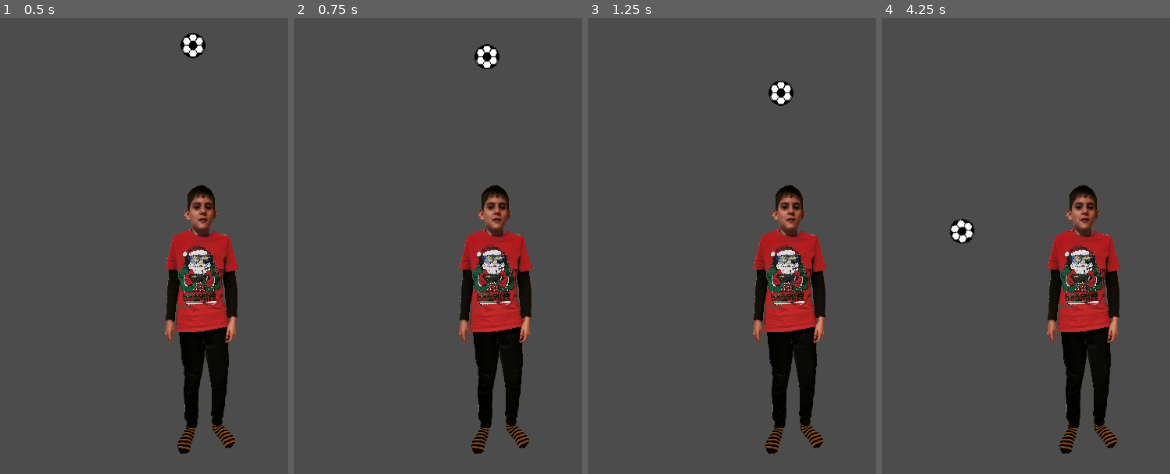
Above: before the commit, frames 1-4 (left to right).
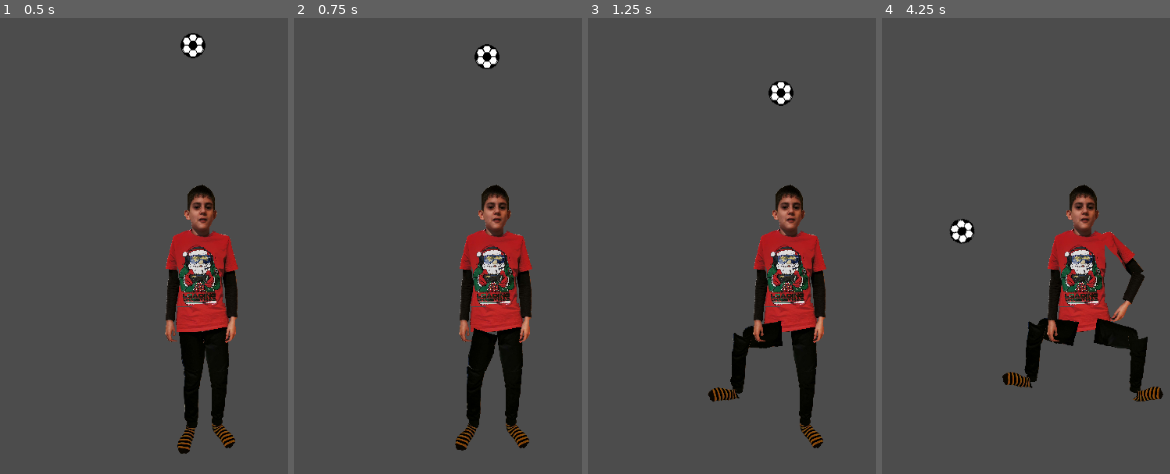
Above: after the commit, the same moments.

Repository: rolika/Deka
Game: Godot game, scene res://TestBeniPlayer.tscn
The game is run twice, just before and just after one commit, with the same random seed, the same clock (stepped at 60 frames per second) and the same inputs. The project has no main scene, so this scene is started directly.
Inputs:
- Up to frame 1 (0.5 s): no input
- Up to frame 2 (0.75 s): hold Keypad 1 (right_kick, bound only after the commit) from 0.53 s (still down)
- Up to frame 3 (1.25 s): keep holding Keypad 1 (right_kick, bound only after the commit)
- Up to frame 4 (4.25 s): release Keypad 1 (right_kick, bound only after the commit) at 1.28 s; hold Keypad 3 (left_kick, bound only after the commit) 1.28-2.03 s; hold Keypad 1 (right_kick, bound only after the commit) 2.03-3.53 s; hold Keypad 3 (left_kick, bound only after the commit) from 3.53 s (still down)

Frame 1 is identical in both runs. In frame 2, 1.9% of the frame differs, in the area x 55-72%, y 67-96%; in frame 3, 2.7%; in frame 4, 6.9%, in the area x 41-98%, y 46-96%.

Commit message:
add left kick animation

Diff:
--- a/BeniPlayer.gd
+++ b/BeniPlayer.gd
@@ -16,6 +16,8 @@
 		 $AnimationPlayer.play("jump")
 	if Input.is_action_pressed("right_kick"):
 		$AnimationPlayer.play("right_kick")
+	if Input.is_action_pressed("left_kick"):
+		$AnimationPlayer.play("left_kick")
 	if Input.is_action_pressed("ui_right"):
 		velocity.x += 1
 	if Input.is_action_pressed("ui_left"):
--- a/BeniPlayer.tscn
+++ b/BeniPlayer.tscn
@@ -16,6 +16,10 @@
 [ext_resource path="res://art/Beni_foot_left.png" type="Texture" id=14]
 [ext_resource path="res://BeniPlayer.gd" type="Script" id=15]
 
+[sub_resource type="CapsuleShape2D" id=6]
+radius = 79.7649
+height = 91.6953
+
 [sub_resource type="CapsuleShape2D" id=4]
 radius = 77.7195
 height = 101.64
@@ -816,6 +820,54 @@
 "transitions": PoolRealArray( 1 ),
 "update": 0,
 "values": [ 27.1 ]
+}
+tracks/66/type = "value"
+tracks/66/path = NodePath("hip/leg_left/shin_left/foot_left/end/LeftfootRacket:position")
+tracks/66/interp = 1
+tracks/66/loop_wrap = true
+tracks/66/imported = false
+tracks/66/enabled = true
+tracks/66/keys = {
+"times": PoolRealArray( 0 ),
+"transitions": PoolRealArray( 1 ),
+"update": 0,
+"values": [ Vector2( 0, 0 ) ]
+}
+tracks/67/type = "value"
+tracks/67/path = NodePath("hip/leg_left/shin_left/foot_left/end/LeftfootRacket:rotation_degrees")
+tracks/67/interp = 1
+tracks/67/loop_wrap = true
+tracks/67/imported = false
+tracks/67/enabled = true
+tracks/67/keys = {
+"times": PoolRealArray( 0 ),
+"transitions": PoolRealArray( 1 ),
+"update": 0,
+"values": [ 0.0 ]
+}
+tracks/68/type = "value"
+tracks/68/path = NodePath("hip/leg_left/shin_left/foot_left/end/LeftfootRacket/CollisionShape2D:position")
+tracks/68/interp = 1
+tracks/68/loop_wrap = true
+tracks/68/imported = false
+tracks/68/enabled = true
+tracks/68/keys = {
+"times": PoolRealArray( 0 ),
+"transitions": PoolRealArray( 1 ),
+"update": 0,
+"values": [ Vector2( -35.4378, -84.1624 ) ]
+}
+tracks/69/type = "value"
+tracks/69/path = NodePath("hip/leg_left/shin_left/foot_left/end/LeftfootRacket/CollisionShape2D:rotation_degrees")
+tracks/69/interp = 1
+tracks/69/loop_wrap = true
+tracks/69/imported = false
+tracks/69/enabled = true
+tracks/69/keys = {
+"times": PoolRealArray( 0 ),
+"transitions": PoolRealArray( 1 ),
+"update": 0,
+"values": [ -30.0 ]
 }
 
 [sub_resource type="Animation" id=2]
@@ -834,11 +886,11 @@
 "values": [ Vector2( 0, 0 ), Vector2( 0, -300 ), Vector2( 0, 0 ) ]
 }
 
-[sub_resource type="Animation" id=5]
-resource_name = "right_kick"
+[sub_resource type="Animation" id=7]
+resource_name = "left_kick"
 length = 0.2
 tracks/0/type = "value"
-tracks/0/path = NodePath("hip/leg_right/shin_right/foot_right/end:position")
+tracks/0/path = NodePath("hip/leg_left/shin_left/foot_left:rotation_degrees")
 tracks/0/interp = 1
 tracks/0/loop_wrap = true
 tracks/0/imported = false
@@ -847,10 +899,10 @@
 "times": PoolRealArray( 0, 0.1, 0.2 ),
 "transitions": PoolRealArray( 1, 1, 1 ),
 "update": 0,
-"values": [ Vector2( -117, 282 ), Vector2( -117, 282 ), Vector2( -117, 282 ) ]
+"values": [ -4.66264, -80.6607, -4.66264 ]
 }
 tracks/1/type = "value"
-tracks/1/path = NodePath("hip/leg_right/shin_right/foot_right/end:rotation_degrees")
+tracks/1/path = NodePath("hip/leg_left/shin_left:rotation_degrees")
 tracks/1/interp = 1
 tracks/1/loop_wrap = true
 tracks/1/imported = false
@@ -859,10 +911,10 @@
 "times": PoolRealArray( 0, 0.1, 0.2 ),
 "transitions": PoolRealArray( 1, 1, 1 ),
 "update": 0,
-"values": [ -9.49489, -83.3915, -9.49489 ]
+"values": [ 7.23303, 95.1828, 7.23303 ]
 }
 tracks/2/type = "value"
-tracks/2/path = NodePath("hip/leg_right/shin_right/foot_right:position")
+tracks/2/path = NodePath("hip/leg_left:rotation_degrees")
 tracks/2/interp = 1
 tracks/2/loop_wrap = true
 tracks/2/imported = false
@@ -871,10 +923,218 @@
 "times": PoolRealArray( 0, 0.1, 0.2 ),
 "transitions": PoolRealArray( 1, 1, 1 ),
 "update": 0,
-"values": [ Vector2( -49, 720 ), Vector2( -49, 720 ), Vector2( -49, 720 ) ]
+"values": [ -2.29042, -88.2663, -2.29042 ]
 }
 tracks/3/type = "value"
-tracks/3/path = NodePath("hip/leg_right/shin_right/foot_right:rotation_degrees")
+tracks/3/path = NodePath("hip/leg_left/shin_left/foot_left/end:rotation_degrees")
+tracks/3/interp = 1
+tracks/3/loop_wrap = true
+tracks/3/imported = false
+tracks/3/enabled = true
+tracks/3/keys = {
+"times": PoolRealArray( 0, 0.1 ),
+"transitions": PoolRealArray( 1, 1 ),
+"update": 0,
+"values": [ 0.0, 69.9241 ]
+}
+tracks/4/type = "value"
+tracks/4/path = NodePath("hip/leg_left/shin_left/foot_left/end/LeftfootRacket:position")
+tracks/4/interp = 1
+tracks/4/loop_wrap = true
+tracks/4/imported = false
+tracks/4/enabled = true
+tracks/4/keys = {
+"times": PoolRealArray( 0, 0.1 ),
+"transitions": PoolRealArray( 1, 1 ),
+"update": 0,
+"values": [ Vector2( 0, 0 ), Vector2( -1.52295, -1.83691 ) ]
+}
+tracks/5/type = "value"
+tracks/5/path = NodePath("hip/leg_left/shin_left/foot_left/end/LeftfootRacket/CollisionShape2D:position")
+tracks/5/interp = 1
+tracks/5/loop_wrap = true
+tracks/5/imported = false
+tracks/5/enabled = true
+tracks/5/keys = {
+"times": PoolRealArray( 0, 0.1 ),
+"transitions": PoolRealArray( 1, 1 ),
+"update": 0,
+"values": [ Vector2( -35.4378, -84.1624 ), Vector2( -90.543, -1.39044 ) ]
+}
+tracks/6/type = "value"
+tracks/6/path = NodePath("hip/leg_left/shin_left/foot_left/end/LeftfootRacket/CollisionShape2D:rotation_degrees")
+tracks/6/interp = 1
+tracks/6/loop_wrap = true
+tracks/6/imported = false
+tracks/6/enabled = true
+tracks/6/keys = {
+"times": PoolRealArray( 0, 0.1 ),
+"transitions": PoolRealArray( 1, 1 ),
+"update": 0,
+"values": [ -30.0, -105.0 ]
+}
+tracks/7/type = "value"
+tracks/7/path = NodePath("hip/torso/arm_left/hand_left/end:rotation_degrees")
+tracks/7/interp = 1
+tracks/7/loop_wrap = true
+tracks/7/imported = false
+tracks/7/enabled = true
+tracks/7/keys = {
+"times": PoolRealArray( 0, 0.1, 0.2 ),
+"transitions": PoolRealArray( 1, 1, 1 ),
+"update": 0,
+"values": [ 0.675731, -32.0855, 5.67391 ]
+}
+tracks/8/type = "value"
+tracks/8/path = NodePath("hip/torso/arm_left/hand_left:rotation_degrees")
+tracks/8/interp = 1
+tracks/8/loop_wrap = true
+tracks/8/imported = false
+tracks/8/enabled = true
+tracks/8/keys = {
+"times": PoolRealArray( 0, 0.1, 0.2 ),
+"transitions": PoolRealArray( 1, 1, 1 ),
+"update": 0,
+"values": [ 2.7396, 70.1636, -5.02976 ]
+}
+tracks/9/type = "value"
+tracks/9/path = NodePath("hip/torso/arm_left:rotation_degrees")
+tracks/9/interp = 1
+tracks/9/loop_wrap = true
+tracks/9/imported = false
+tracks/9/enabled = true
+tracks/9/keys = {
+"times": PoolRealArray( 0, 0.1, 0.2 ),
+"transitions": PoolRealArray( 1, 1, 1 ),
+"update": 0,
+"values": [ -4.45674, -38.0781, -1.48053 ]
+}
+tracks/10/type = "value"
+tracks/10/path = NodePath("hip/torso/arm_left/hand_left/end:position")
+tracks/10/interp = 1
+tracks/10/loop_wrap = true
+tracks/10/imported = false
+tracks/10/enabled = true
+tracks/10/keys = {
+"times": PoolRealArray( 0.2 ),
+"transitions": PoolRealArray( 1 ),
+"update": 0,
+"values": [ Vector2( 25, 538 ) ]
+}
+tracks/11/type = "value"
+tracks/11/path = NodePath("hip/torso/arm_left/hand_left:position")
+tracks/11/interp = 1
+tracks/11/loop_wrap = true
+tracks/11/imported = false
+tracks/11/enabled = true
+tracks/11/keys = {
+"times": PoolRealArray( 0.2 ),
+"transitions": PoolRealArray( 1 ),
+"update": 0,
+"values": [ Vector2( 130, 682 ) ]
+}
+tracks/12/type = "value"
+tracks/12/path = NodePath("hip/torso/arm_left:position")
+tracks/12/interp = 1
+tracks/12/loop_wrap = true
+tracks/12/imported = false
+tracks/12/enabled = true
+tracks/12/keys = {
+"times": PoolRealArray( 0.2 ),
+"transitions": PoolRealArray( 1 ),
+"update": 0,
+"values": [ Vector2( 227, -754 ) ]
+}
+tracks/13/type = "value"
+tracks/13/path = NodePath("hip/torso:position")
+tracks/13/interp = 1
+tracks/13/loop_wrap = true
+tracks/13/imported = false
+tracks/13/enabled = true
+tracks/13/keys = {
+"times": PoolRealArray( 0.2 ),
+"transitions": PoolRealArray( 1 ),
+"update": 0,
+"values": [ Vector2( 18, -303 ) ]
+}
+tracks/14/type = "value"
+tracks/14/path = NodePath("hip/torso:rotation_degrees")
+tracks/14/interp = 1
+tracks/14/loop_wrap = true
+tracks/14/imported = false
+tracks/14/enabled = true
+tracks/14/keys = {
+"times": PoolRealArray( 0.2 ),
+"transitions": PoolRealArray( 1 ),
+"update": 0,
+"values": [ 3.39971 ]
+}
+tracks/15/type = "value"
+tracks/15/path = NodePath("hip:position")
+tracks/15/interp = 1
+tracks/15/loop_wrap = true
+tracks/15/imported = false
+tracks/15/enabled = true
+tracks/15/keys = {
+"times": PoolRealArray( 0.2 ),
+"transitions": PoolRealArray( 1 ),
+"update": 0,
+"values": [ Vector2( 0, 0 ) ]
+}
+tracks/16/type = "value"
+tracks/16/path = NodePath("hip:rotation_degrees")
+tracks/16/interp = 1
+tracks/16/loop_wrap = true
+tracks/16/imported = false
+tracks/16/enabled = true
+tracks/16/keys = {
+"times": PoolRealArray( 0.2 ),
+"transitions": PoolRealArray( 1 ),
+"update": 0,
+"values": [ -3.39971 ]
+}
+
+[sub_resource type="Animation" id=5]
+resource_name = "right_kick"
+length = 0.2
+tracks/0/type = "value"
+tracks/0/path = NodePath("hip/leg_right/shin_right/foot_right/end:rotation_degrees")
+tracks/0/interp = 1
+tracks/0/loop_wrap = true
+tracks/0/imported = false
+tracks/0/enabled = true
+tracks/0/keys = {
+"times": PoolRealArray( 0, 0.1, 0.2 ),
+"transitions": PoolRealArray( 1, 1, 1 ),
+"update": 0,
+"values": [ -9.49489, -83.3915, -9.49489 ]
+}
+tracks/1/type = "value"
+tracks/1/path = NodePath("hip/leg_right/shin_right/foot_right:rotation_degrees")
+tracks/1/interp = 1
+tracks/1/loop_wrap = true
+tracks/1/imported = false
+tracks/1/enabled = true
+tracks/1/keys = {
+"times": PoolRealArray( 0, 0.1, 0.2 ),
+"transitions": PoolRealArray( 1, 1, 1 ),
+"update": 0,
+"values": [ -2.58795, 74.491, -2.58795 ]
+}
+tracks/2/type = "value"
+tracks/2/path = NodePath("hip/leg_right/shin_right:rotation_degrees")
+tracks/2/interp = 1
+tracks/2/loop_wrap = true
+tracks/2/imported = false
+tracks/2/enabled = true
+tracks/2/keys = {
+"times": PoolRealArray( 0, 0.1, 0.2 ),
+"transitions": PoolRealArray( 1, 1, 1 ),
+"update": 0,
+"values": [ 1.01902, -98.4619, 1.01902 ]
+}
+tracks/3/type = "value"
+tracks/3/path = NodePath("hip/leg_right:rotation_degrees")
 tracks/3/interp = 1
 tracks/3/loop_wrap = true
 tracks/3/imported = false
@@ -883,10 +1143,10 @@
 "times": PoolRealArray( 0, 0.1, 0.2 ),
 "transitions": PoolRealArray( 1, 1, 1 ),
 "update": 0,
-"values": [ -2.58795, 74.491, -2.58795 ]
+"values": [ 1.65166, 105.834, 1.65166 ]
 }
 tracks/4/type = "value"
-tracks/4/path = NodePath("hip/leg_right/shin_right:position")
+tracks/4/path = NodePath("hip/leg_right/shin_right/foot_right/end/RighfootRacket/CollisionShape2D:position")
 tracks/4/interp = 1
 tracks/4/loop_wrap = true
 tracks/4/imported = false
@@ -895,10 +1155,10 @@
 "times": PoolRealArray( 0, 0.1, 0.2 ),
 "transitions": PoolRealArray( 1, 1, 1 ),
 "update": 0,
-"values": [ Vector2( 0, 483 ), Vector2( 0, 483 ), Vector2( 0, 483 ) ]
+"values": [ Vector2( 56.8759, -67.0638 ), Vector2( 92.9816, 29.0929 ), Vector2( 56.8759, -67.0638 ) ]
 }
 tracks/5/type = "value"
-tracks/5/path = NodePath("hip/leg_right/shin_right:rotation_degrees")
+tracks/5/path = NodePath("hip/leg_right/shin_right/foot_right/end/RighfootRacket/CollisionShape2D:rotation_degrees")
 tracks/5/interp = 1
 tracks/5/loop_wrap = true
 tracks/5/imported = false
@@ -907,78 +1167,6 @@
 "times": PoolRealArray( 0, 0.1, 0.2 ),
 "transitions": PoolRealArray( 1, 1, 1 ),
 "update": 0,
-"values": [ 1.01902, -98.4619, 1.01902 ]
-}
-tracks/6/type = "value"
-tracks/6/path = NodePath("hip/leg_right:position")
-tracks/6/interp = 1
-tracks/6/loop_wrap = true
-tracks/6/imported = false
-tracks/6/enabled = true
-tracks/6/keys = {
-"times": PoolRealArray( 0, 0.1, 0.2 ),
-"transitions": PoolRealArray( 1, 1, 1 ),
-"update": 0,
-"values": [ Vector2( -147, 198 ), Vector2( -147, 198 ), Vector2( -147, 198 ) ]
-}
-tracks/7/type = "value"
-tracks/7/path = NodePath("hip/leg_right:rotation_degrees")
-tracks/7/interp = 1
-tracks/7/loop_wrap = true
-tracks/7/imported = false
-tracks/7/enabled = true
-tracks/7/keys = {
-"times": PoolRealArray( 0, 0.1, 0.2 ),
-"transitions": PoolRealArray( 1, 1, 1 ),
-"update": 0,
-"values": [ 1.65166, 105.834, 1.65166 ]
-}
-tracks/8/type = "value"
-tracks/8/path = NodePath("hip/leg_right/shin_right/foot_right/end/RighfootRacket:position")
-tracks/8/interp = 1
-tracks/8/loop_wrap = true
-tracks/8/imported = false
-tracks/8/enabled = true
-tracks/8/keys = {
-"times": PoolRealArray( 0, 0.1, 0.2 ),
-"transitions": PoolRealArray( 1, 1, 1 ),
-"update": 0,
-"values": [ Vector2( 0, 0 ), Vector2( 0, 0 ), Vector2( 0, 0 ) ]
-}
-tracks/9/type = "value"
-tracks/9/path = NodePath("hip/leg_right/shin_right/foot_right/end/RighfootRacket:rotation_degrees")
-tracks/9/interp = 1
-tracks/9/loop_wrap = true
-tracks/9/imported = false
-tracks/9/enabled = true
-tracks/9/keys = {
-"times": PoolRealArray( 0, 0.1, 0.2 ),
-"transitions": PoolRealArray( 1, 1, 1 ),
-"update": 0,
-"values": [ 0.0, 0.0, 0.0 ]
-}
-tracks/10/type = "value"
-tracks/10/path = NodePath("hip/leg_right/shin_right/foot_right/end/RighfootRacket/CollisionShape2D:position")
-tracks/10/interp = 1
-tracks/10/loop_wrap = true
-tracks/10/imported = false
-tracks/10/enabled = true
-tracks/10/keys = {
-"times": PoolRealArray( 0, 0.1, 0.2 ),
-"transitions": PoolRealArray( 1, 1, 1 ),
-"update": 0,
-"values": [ Vector2( 56.8759, -67.0638 ), Vector2( 92.9816, 29.0929 ), Vector2( 56.8759, -67.0638 ) ]
-}
-tracks/11/type = "value"
-tracks/11/path = NodePath("hip/leg_right/shin_right/foot_right/end/RighfootRacket/CollisionShape2D:rotation_degrees")
-tracks/11/interp = 1
-tracks/11/loop_wrap = true
-tracks/11/imported = false
-tracks/11/enabled = true
-tracks/11/keys = {
-"times": PoolRealArray( 0, 0.1, 0.2 ),
-"transitions": PoolRealArray( 1, 1, 1 ),
-"update": 0,
 "values": [ 27.1, -70.3, 27.1 ]
 }
 
@@ -1028,6 +1216,13 @@
 "_edit_bone_": true
 }
 
+[node name="LeftfootRacket" type="KinematicBody2D" parent="hip/leg_left/shin_left/foot_left/end"]
+
+[node name="CollisionShape2D" type="CollisionShape2D" parent="hip/leg_left/shin_left/foot_left/end/LeftfootRacket"]
+position = Vector2( -35.4378, -84.1624 )
+rotation = -0.523598
+shape = SubResource( 6 )
+
 [node name="leg_right" type="Sprite" parent="hip"]
 position = Vector2( -147, 198 )
 rotation = 0.0288269
@@ -1164,4 +1359,5 @@
 [node name="AnimationPlayer" type="AnimationPlayer" parent="."]
 anims/RESET = SubResource( 1 )
 anims/jump = SubResource( 2 )
+anims/left_kick = SubResource( 7 )
 anims/right_kick = SubResource( 5 )
--- a/project.godot
+++ b/project.godot
@@ -9,7 +9,7 @@
 config_version=4
 
 _global_script_classes=[ {
-"base": "",
+"base": "EditorVCSInterface",
 "class": "GitAPI",
 "language": "NativeScript",
 "path": "res://addons/godot-git-plugin/git_api.gdns"
@@ -61,7 +61,12 @@
 }
 right_kick={
 "deadzone": 0.5,
-"events": [ Object(InputEventKey,"resource_local_to_scene":false,"resource_name":"","device":0,"alt":false,"shift":false,"control":false,"meta":false,"command":false,"pressed":false,"scancode":0,"physical_scancode":16777354,"unicode":0,"echo":false,"script":null)
+"events": [ Object(InputEventKey,"resource_local_to_scene":false,"resource_name":"","device":0,"alt":false,"shift":false,"control":false,"meta":false,"command":false,"pressed":false,"scancode":0,"physical_scancode":16777351,"unicode":0,"echo":false,"script":null)
+ ]
+}
+left_kick={
+"deadzone": 0.5,
+"events": [ Object(InputEventKey,"resource_local_to_scene":false,"resource_name":"","device":0,"alt":false,"shift":false,"control":false,"meta":false,"command":false,"pressed":false,"scancode":0,"physical_scancode":16777353,"unicode":0,"echo":false,"script":null)
  ]
 }
 
Not shown: 1 places in BeniPlayer.tscn that only renumber resources
